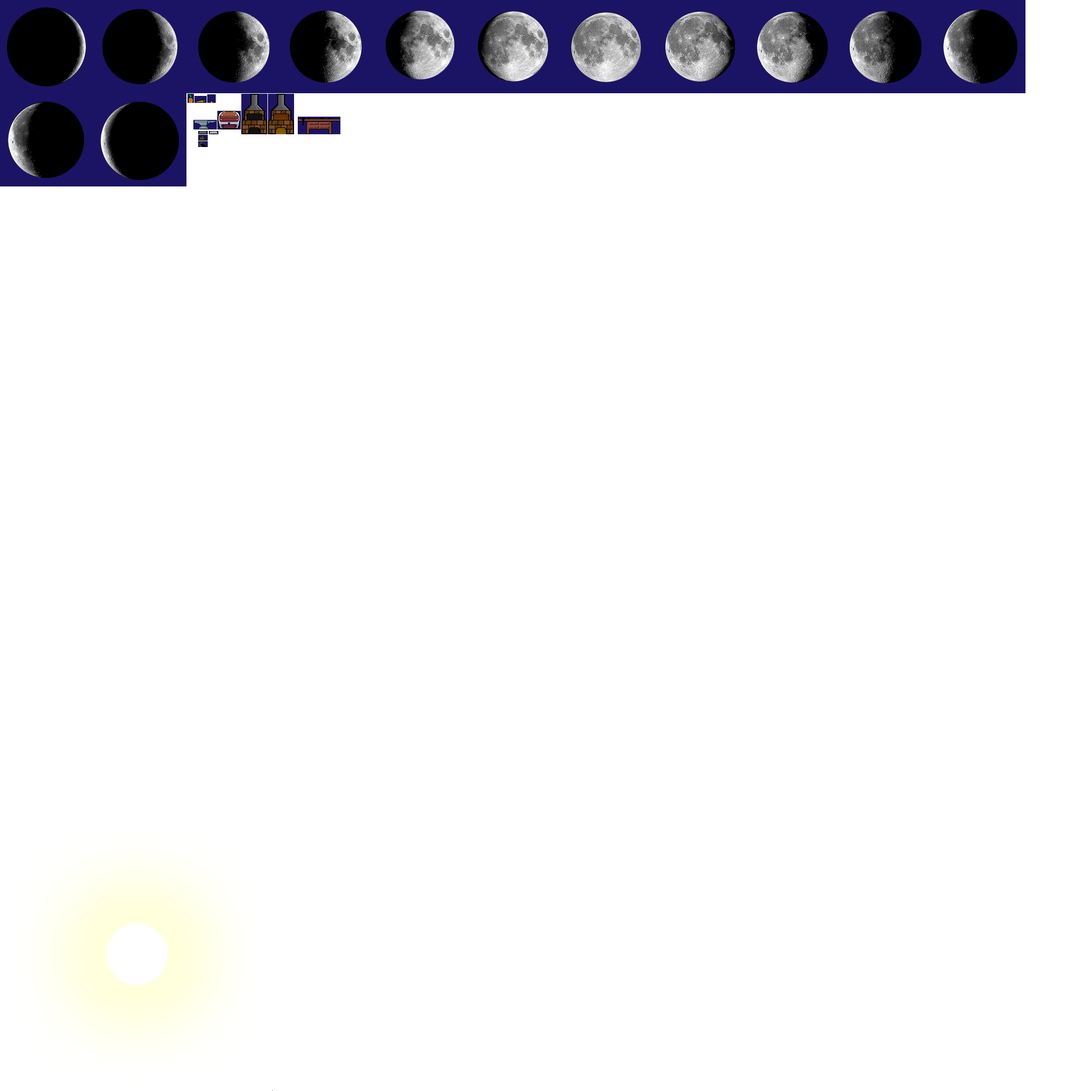
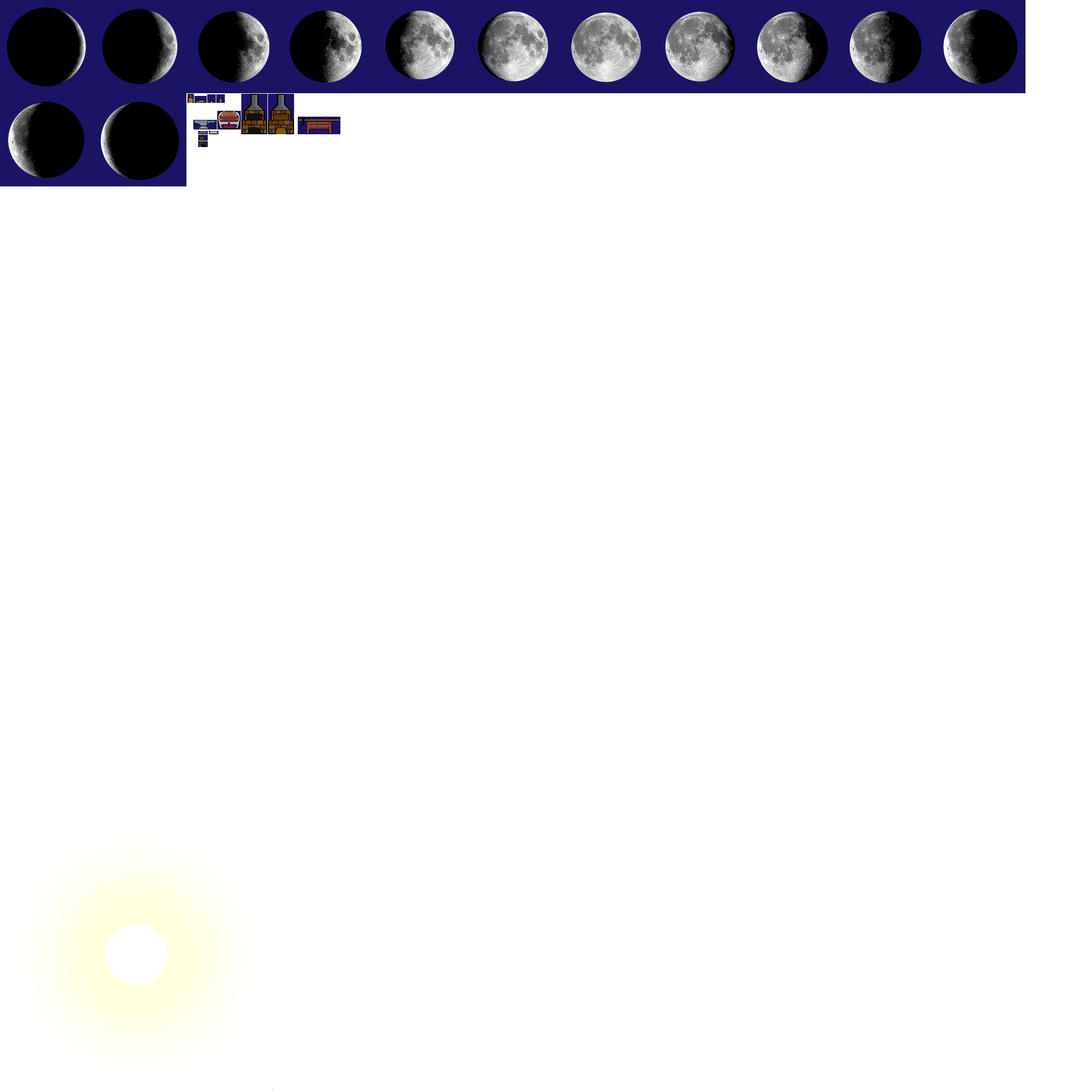
Layers edited between the first and the second (1091, 1091) image:
added layer "Layer 3" above "Layer 0" over [219,97,223,103]
painted on "Layer 2" over [216,94,225,103]
